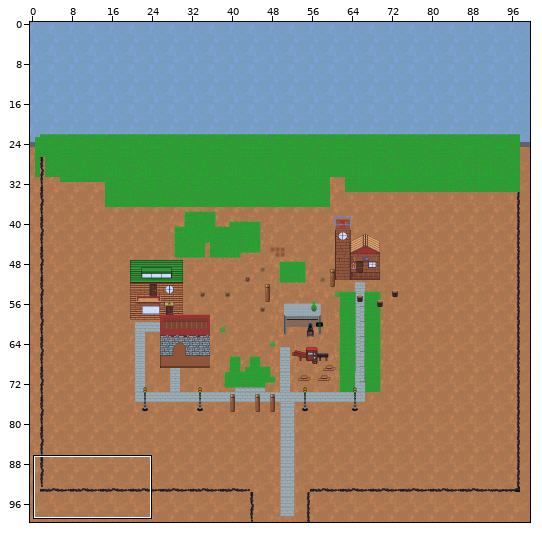
Two versions of a level (Tiled map, SecretProject/SecretProject/Content/bin/DesktopGL/Map/worldMap.tmx). The picture above shows the old version from afar; the outline marks the close-up.
Close-up. First the earlier version:
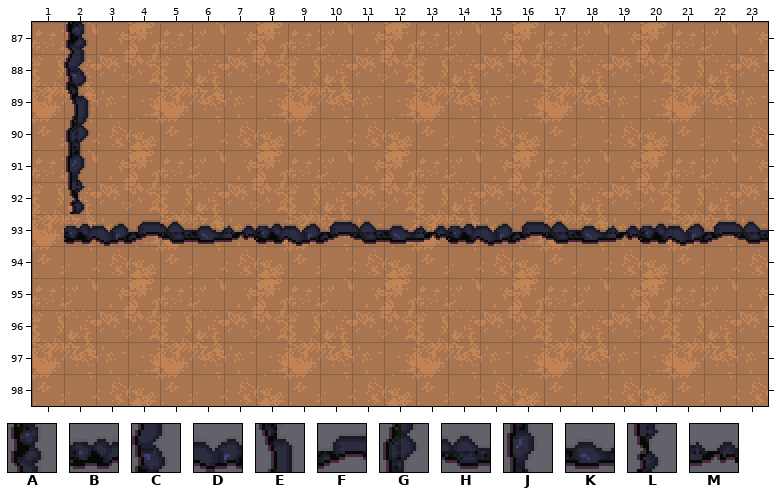
Cells are 16x16 px. Shown: x 1..23, y 87..98. The commit also changed other parts of the map, which this record leaves out.
Key: from "MasterSpriteSheet": A 3860, B 3860 turned 270, C 3960, D 3960 turned 270, E 4060, F 4060 turned 270, G 4160, H 4160 turned 270, J 4260, K 4260 turned 270, L 4360, M 4360 turned 270.
_ is an empty cell.
Layers that did not change in this view are not listed.
Layer "buildings" before, first column x 1:
87 _A_____________________
88 _C_____________________
89 _E_____________________
90 _G_____________________
91 _J_____________________
92 _L_____________________
93 _BDFHKMBDFHKMBDFHKMBDFH
94 _______________________
95 _______________________
96 _______________________
97 _______________________
98 _______________________
New version:
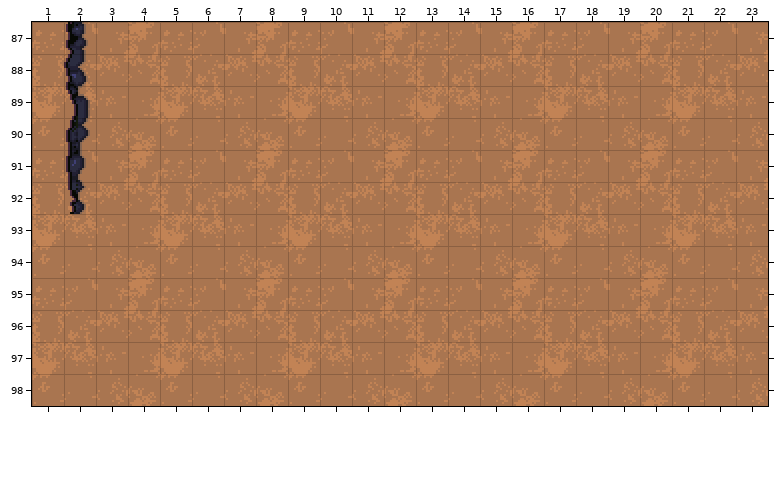
From old to new:
Changed rows in their new state; . is an unchanged cell.
Layer "buildings":
first column x 2:
93 ______________________
Where, in picture pixels (left, top, right, bottom), the same in both close-ups:
removed: (64, 220, 768, 246)
